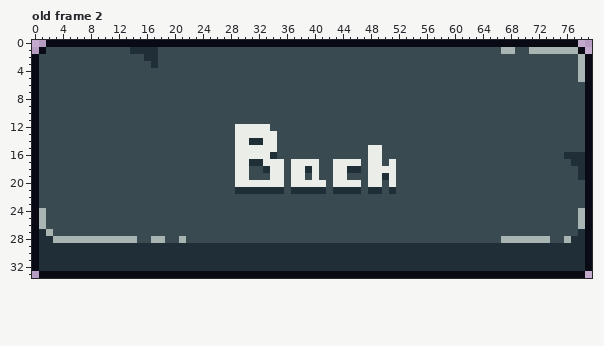
One commit to this pixel-art file: Art/SourceFiles/button.ase. Above, as it was before the edit.
80x34 pixels, 2 frames. Shown: old frame 2. The commit also changed other frames, which this record leaves out.
And afterwards:
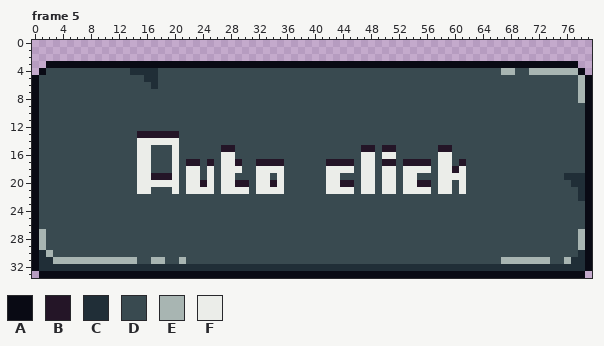
Palette (. is transparent): A #090a14  B #241527  C #202e37  D #394a50  E #a8b5b2  F #ebede9
A new or re-ordered frame is compared with the old frame closest to it.
Changes in this commit:
frames 2 -> 5
layer "text Copy" added
Changed rows in their new state; - is an unchanged pixel.
Frame 5 is new; against old frame 2, layers "text", "text Copy", "Layer 1":
first column x 0:
 0 --............................................................................--
 1 -..............................................................................-
 2 ................................................................................
 3 ..AAAAAAAAAAAAAAAAAAAAAAAAAAAAAAAAAAAAAAAAAAAAAAAAAAAAAAAAAAAAAAAAAAAAAAAAAAAA..
 4 .A------------CCCC-------------------------------------------------EE--EEEEEEEA.
 5 ----------------CC--------------------------------------------------------------
 6 -----------------C------------------------------------------------------------E-
 7 ------------------------------------------------------------------------------E-
 8 ------------------------------------------------------------------------------E-
first column x 1:
12 ----------------------------DDDDD---------------------------------------------
13 --------------BBBBBB--------DDDDDD--------------------------------------------
14 --------------FFFFFF--------DDDDDD--------------------------------------------
15 --------------FF---F------BBDDDDDD------------BBDBB------BB-------------------
16 --------------FF---F------FFDDDDDD------------F-DFF------FF----------------DDD
17 --------------FF---F-BB-B-FFBDDBBBB-DDDD-BBBBDF-DBB-BBBB-FF-B---------------DD
18 --------------FF---F-FF-F-FF-D-FF---DDDD-F--FDF-D---FFFF-FFBF----------------D
19 --------------FFBBBF-FF-F-FFDD-FFD--DD-D-F-D--F-DF--FF---FFFF--------------CC-
20 --------------FFFFFF-FFBF-FFBBD--B--DDDDDF-BBDF-DF--FFBB-FF-F---------------CC
21 --------------FF---F-FFFF-FFFFDFFFF-DDDDDFFFFDFFDFF-FFFF-FF-F----------------C
22 -----------------------------------------------------------------------------C
24 D----------------------------------------------------------------------------D
25 D----------------------------------------------------------------------------D
26 D----------------------------------------------------------------------------D
27 ED---------------------------------------------------------------------------E
28 EDDDDDDDDDDDDD--DD--D---------------------------------------------DDDDDDD--DDE
29 EDDDDDDDDDDDDDDDDDDDDDDDDDDDDDDDDDDDDDDDDDDDDDDDDDDDDDDDDDDDDDDDDDDDDDDDDDDDDE
30 -EDDDDDDDDDDDDDDDDDDDDDDDDDDDDDDDDDDDDDDDDDDDDDDDDDDDDDDDDDDDDDDDDDDDDDDDDDDD-
31 --EEEEEEEEEEEEDDEEDDEDDDDDDDDDDDDDDDDDDDDDDDDDDDDDDDDDDDDDDDDDDDDDEEEEEEEDDE--
Changed places in both pictures, as pixel boxes (x1, y1, x2, y2):
changed: (32, 40, 592, 103)
changed: (39, 124, 585, 264)
